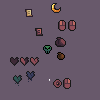
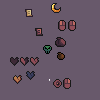
Layered file, before and after one edit (w=100, h=100). Changes by layer:
painted on "AoeHeart.png" over [28, 77, 32, 82]
painted on "ShieldHeart.png" over [14, 76, 21, 86]
